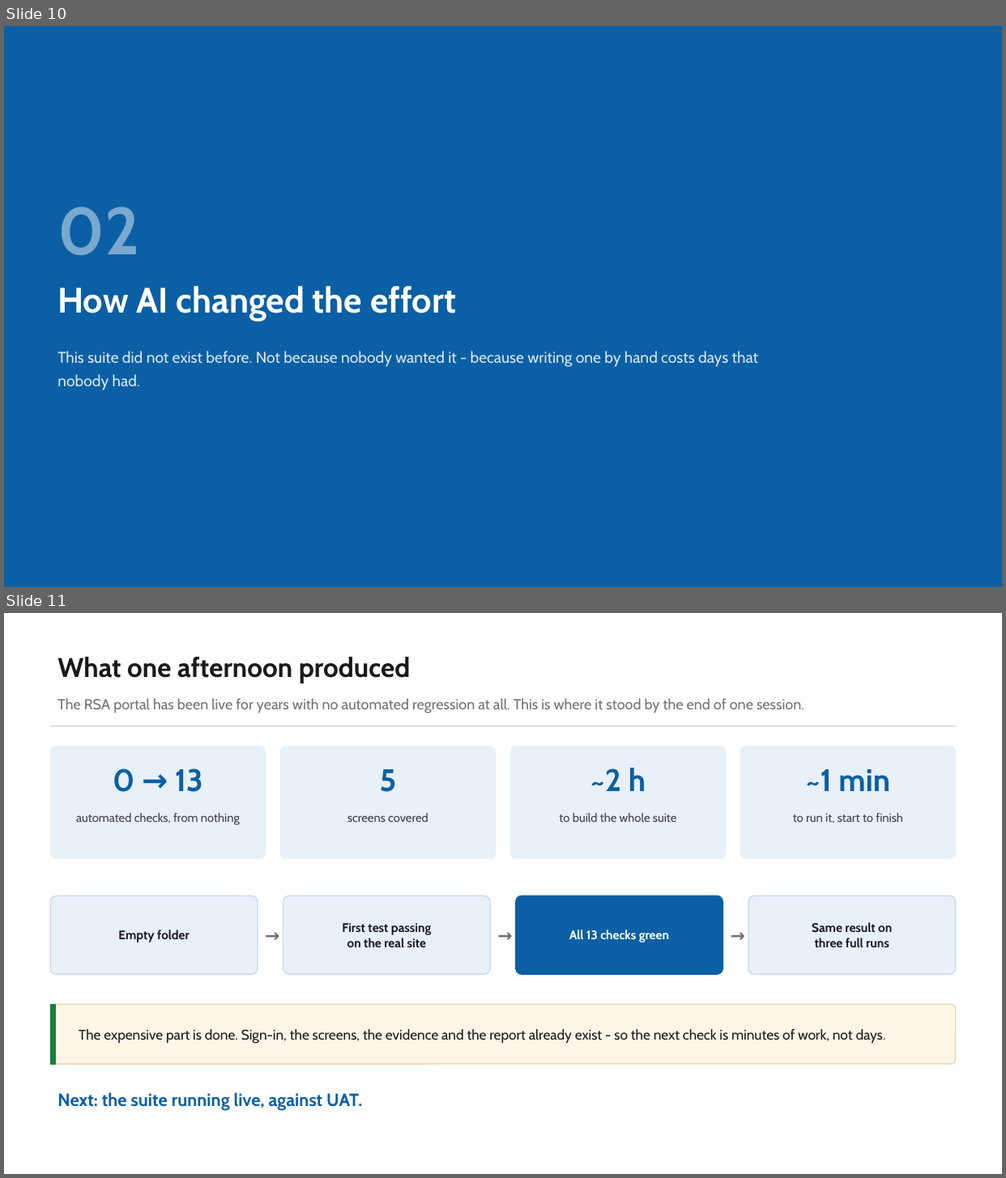
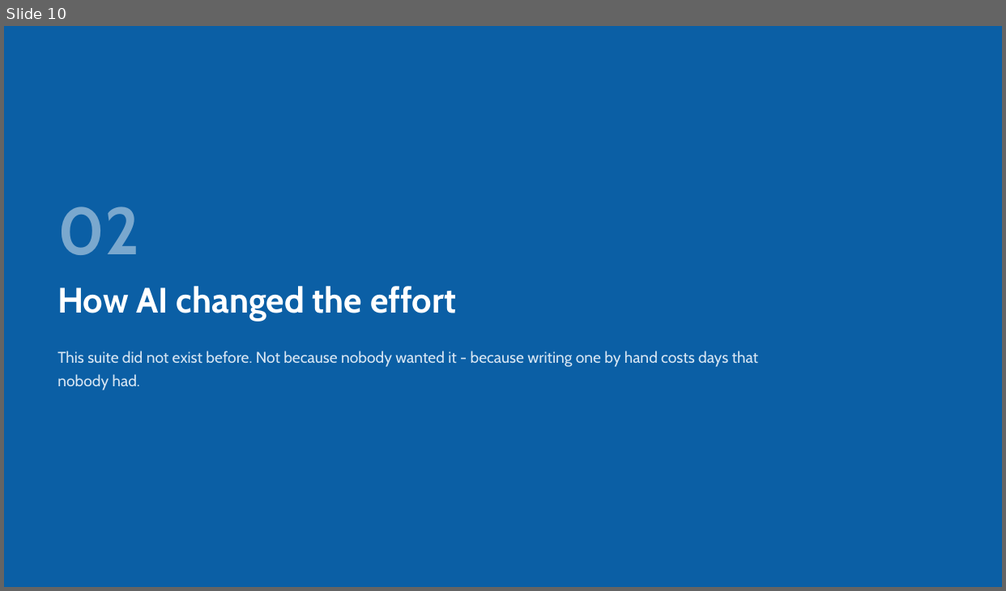
Before and after one commit to bulubuloa/AS.APAC.AI.Workshop, a slide deck: presentations/Web_Test_Automation_Playwright.pptx. Shown one above the other, each under a label of ours: slides 10 and 11 before the commit, slide 10 after it. The pictures are 1006x1178 and 1006x591 pixels, drawn with LibreOffice and Linux fonts; fonts in the diff are those of the drawing. Boxes give left, top, right and bottom in pixels: in the first picture for what was removed or moved away, otherwise in the second. Text is boxed around its words. In the diff, an @@ line names an element or a change of style, - is before the commit and + after.

```diff
--- a/presentations/Web_Test_Automation_Playwright.pptx
+++ b/presentations/Web_Test_Automation_Playwright.pptx
@@ slide 11 removed at [4,613,1002,1174], background #FFFFFF @@
@@ text removed at [57,657,411,683] @@
-What one afternoon produced
@@ text removed at [57,698,804,713] @@
-The RSA portal has been live for years with no automated regression at all. This is where it stood by the end of one session.
@@ rectangle removed at [50,726,956,726] @@
@@ rounded rectangle removed at [50,747,266,858] @@
@@ rounded rectangle removed at [280,747,495,858] @@
@@ rounded rectangle removed at [511,747,726,858] @@
@@ rounded rectangle removed at [740,747,956,858] @@
@@ text removed at [113,769,203,792] @@
-0 → 13
@@ text removed at [380,769,397,792] @@
-5
@@ text removed at [590,768,646,791] @@
-~2 h
@@ text removed at [806,769,890,791] @@
-~1 min
@@ text removed at [76,813,240,825] @@
-automated checks, from nothing
@@ text removed at [347,813,428,822] @@
-screens covered
@@ text removed at [559,813,676,822] @@
-to build the whole suite
@@ text removed at [793,813,903,824] @@
-to run it, start to finish
@@ rounded rectangle removed at [50,896,258,974] @@
@@ text removed at [258,896,283,974] @@
-→
@@ rounded rectangle removed at [283,896,491,974] @@
@@ text removed at [491,896,516,974] @@
-→
@@ rounded rectangle removed at [516,896,723,974] @@
@@ text removed at [722,896,748,974] @@
-→
@@ rounded rectangle removed at [748,896,956,974] @@
@@ text removed at [342,923,431,948] @@
-First test passing
-on the real site
@@ text removed at [812,922,892,948] @@
-Same result on
-three full runs
@@ text removed at [118,930,189,943] @@
-Empty folder
@@ text removed at [569,930,669,943] @@
-All 13 checks green
@@ rounded rectangle removed at [50,1004,956,1064] @@
@@ rectangle removed at [50,1004,56,1064] @@
@@ text removed at [79,1029,886,1043] @@
-The expensive part is done. Sign-in, the screens, the evidence and the report already exist - so the next check is minutes of work, not days.
@@ text removed at [57,1093,362,1111] @@
-Next: the suite running live, against UAT.
```
Also in this commit, not shown: 2 slides added, 2 other files.
